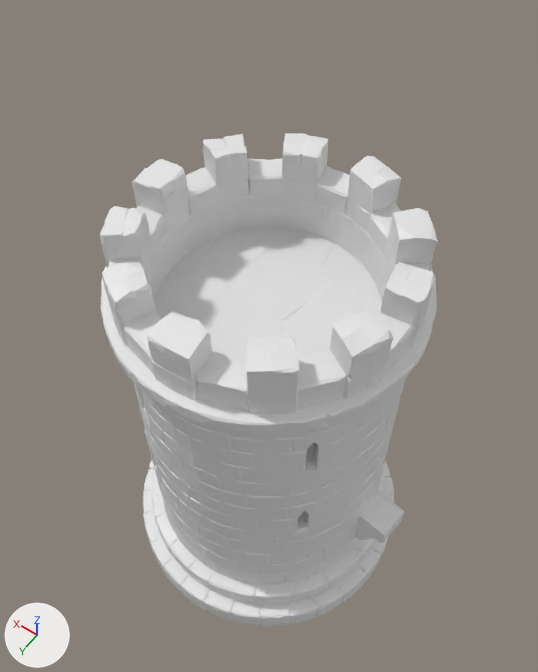
The glTF model docs/pc/look_target/crosshaven_city/work/3d_cities/crosshaven/walls/bld_tower_round_a_LOD0.glb, before and after one commit.
Camera for both pictures: a camera (50 mm lens) standing at (-5.69, 7.97, 20.49) and looking at (0.17, -0.23, 7.6). The lights are fixed; the arrows at lower left show +X, +Y and +Z. The older version comes first. Mesh edges are drawn as thin lines on the coarser meshes.

Objects in the first picture: 'tripo_mesh_29f90441-75e8-460f-899e-b27fb9e3220d'.
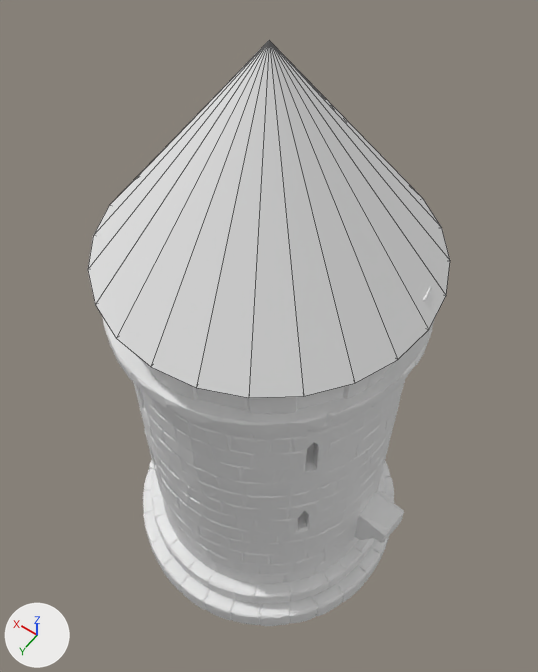
The change, as a list of edits to the scene's bpy script:
```text
Add mat_slate_roof:
    mat_slate_roof = principled_material('slate_roof')
    mat_slate_roof.base_color = (0.8, 0.8, 0.8)  # white #e7e7e7
    mat_slate_roof.roughness = 0.85
Add me_geometry_1:
    me_geometry_1.from_pydata(...)  # a 24-sided cone pointing to +z spanning x -3.32..3.32, y -3.32..3.32, z 10.6..14.75
    me_geometry_1.materials.append(mat_slate_roof)  # its picture is missing
Add ob_roof:
    ob_roof = bpy.data.objects.new('roof', me_geometry_1)
    ob_roof.location = (0.0, 0.0, 0.0)
```

Boxes [x1, y1, x2, y2] around the edits, measured in the pictures (538 x 672 px):
'roof', added: after [88, 41, 450, 398]
